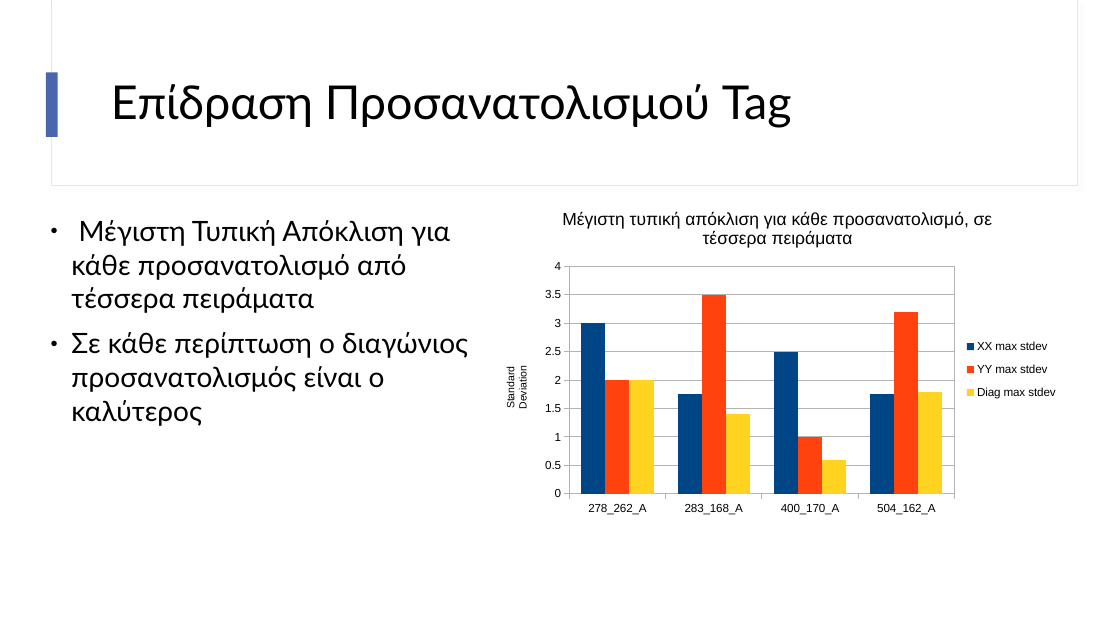
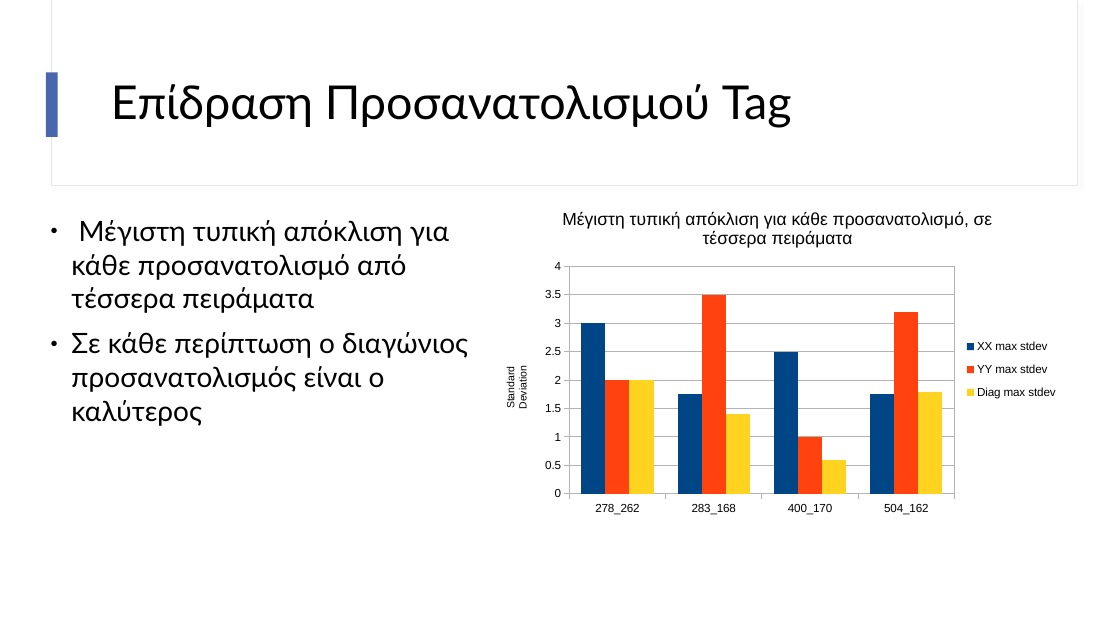
Before and after one commit to imanthoc/thesis, a slide deck: slide 22 of report/powerpoint/my_parousiasi.odp (slide 27 before the commit). Drawn at 1120x630 pixels with LibreOffice and Linux fonts; fonts in the diff are those of the drawing. Boxes give left, top, right and bottom in pixels: in the first picture for what was removed or moved away, otherwise in the second. Text is boxed around its words. In the diff, an @@ line names an element or a change of style, - is before the commit and + after.

```diff
--- a/report/powerpoint/my_parousiasi.odp
+++ b/report/powerpoint/my_parousiasi.odp
@@ column chart at bbox=[486, 193, 1070, 522] @@
-categories: 278_262_A, 283_168_A, 400_170_A, 504_162_A
+categories: 278_262, 283_168, 400_170, 504_162
@@ text at bbox=[71, 220, 449, 313]: text changed @@
-● Μέγιστη Τυπική Απόκλιση για
-  κάθε προσανατολισμό από
-  τέσσερα πειράματα
+● Μέγιστη τυπική απόκλιση για
+  κάθε προσανατολισμό από
+  τέσσερα πειράματα
```
Also in this commit, not shown: 27 other slides changed, 5 slides removed, 4 other files.
